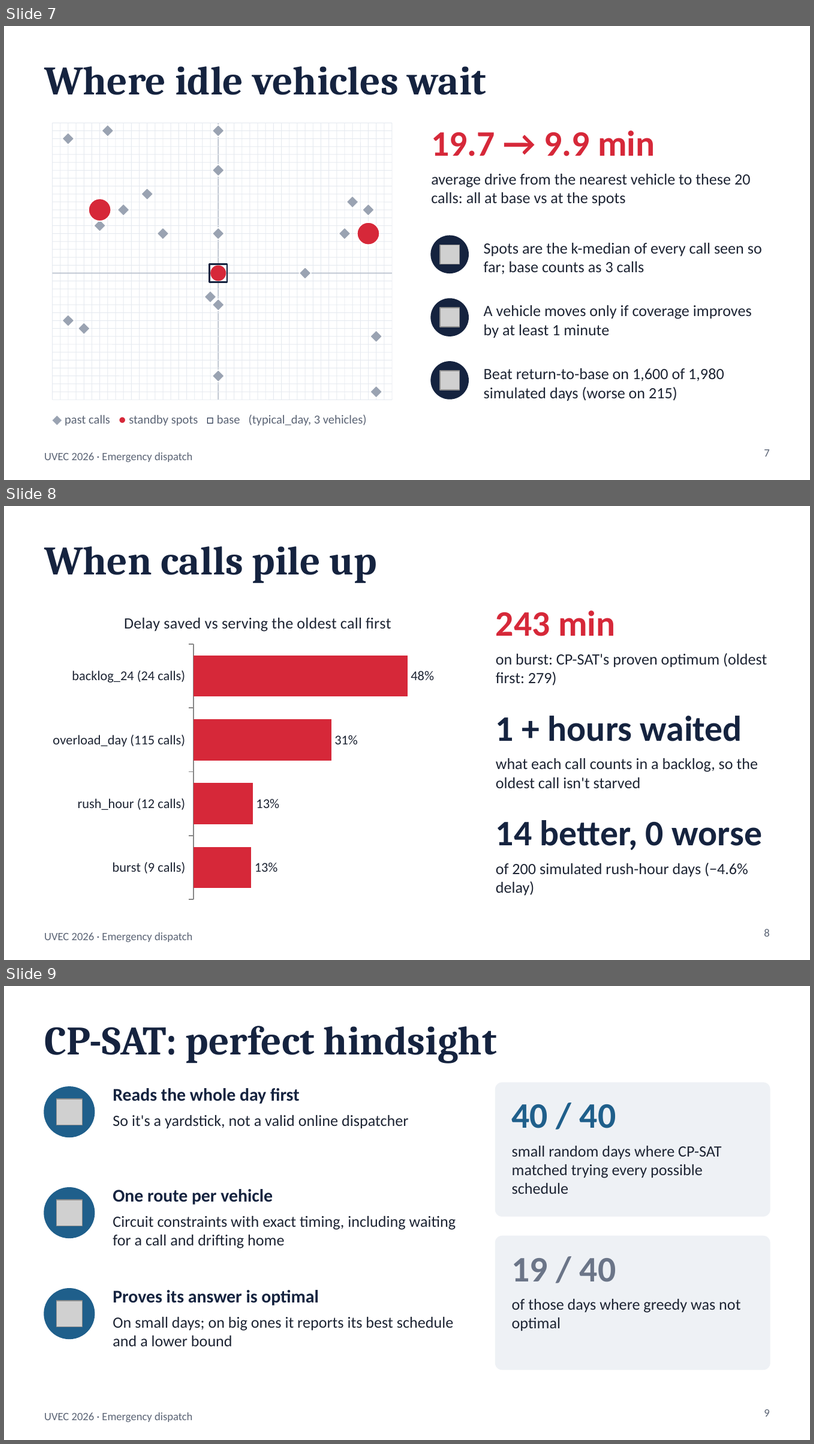
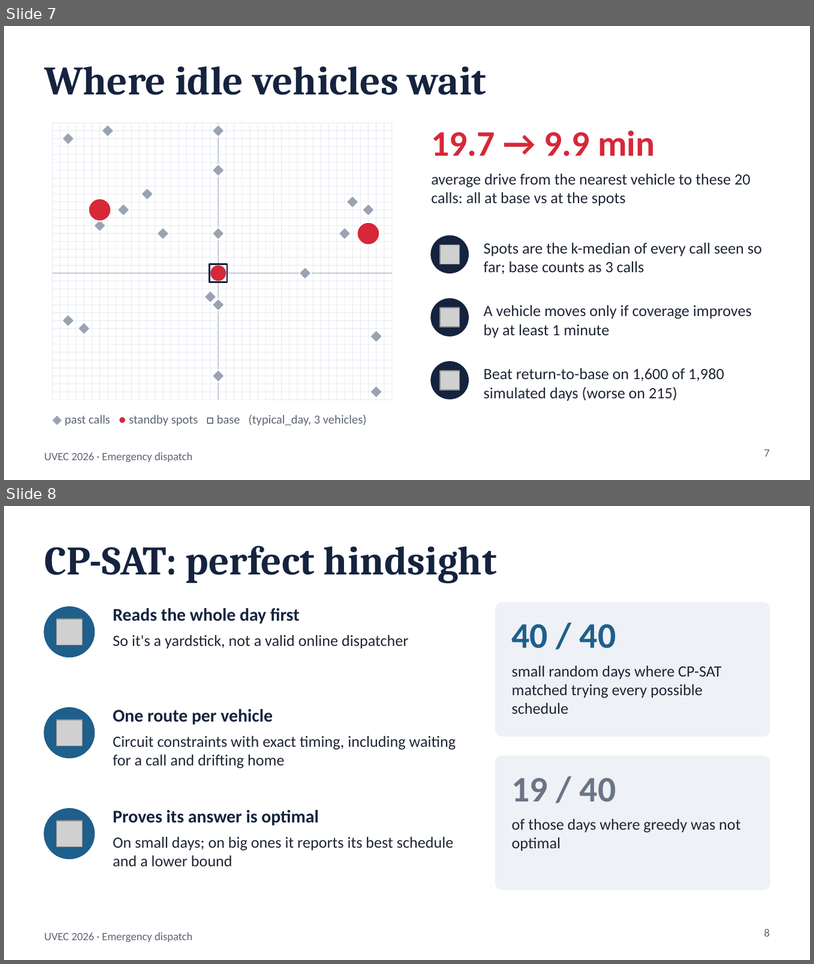
Before and after one commit to isaak1294/uvec-2026-real-for-real, a slide deck: uvec-dispatch.pptx. Shown one above the other, each under a label of ours: slides 7, 8 and 9 before the commit, slides 7 and 8 after it. The pictures are 814x1444 and 814x964 pixels, drawn with LibreOffice and Linux fonts; fonts in the diff are those of the drawing; grey boxes stand for pictures. Boxes give left, top, right and bottom in pixels: in the first picture for what was removed or moved away, otherwise in the second. Text is boxed around its words. In the diff, an @@ line names an element or a change of style, - is before the commit and + after.

Commit message:
preso update

```diff
--- a/uvec-dispatch.pptx
+++ b/uvec-dispatch.pptx
@@ slide 8 removed at box(4, 506, 810, 960), background #FFFFFF; not listed: 1 template element that a slide beside it also shows @@
@@ title removed at box(44, 546, 377, 583) @@
-When calls pile up
@@ bar chart removed at box(44, 599, 472, 905) @@
-title "Delay saved vs serving the oldest call first"
-categories: burst (9 calls), rush_hour (12 calls), overload_day (115 calls), backlog_24 (24 calls)
-Series 1: 0.13, 0.13, 0.31, 0.48
@@ text removed at box(496, 610, 615, 636) @@
-243 min
@@ text removed at box(496, 653, 767, 685) @@
-on burst: CP-SAT's proven optimum (oldest first: 279)
@@ text removed at box(496, 715, 743, 741) @@
-1 + hours waited
@@ text removed at box(496, 758, 758, 788) @@
-what each call counts in a backlog, so the oldest call isn't starved
@@ text removed at box(496, 820, 763, 850) @@
-14 better, 0 worse
@@ text removed at box(496, 862, 749, 895) @@
-of 200 simulated rush-hour days (−4.6% delay)
@@ page number removed at box(764, 928, 770, 936) @@
-8
@@ what was slide 9 is now slide 8 @@
@@ page number at box(764, 928, 770, 936): text changed @@
-9
+8
```
